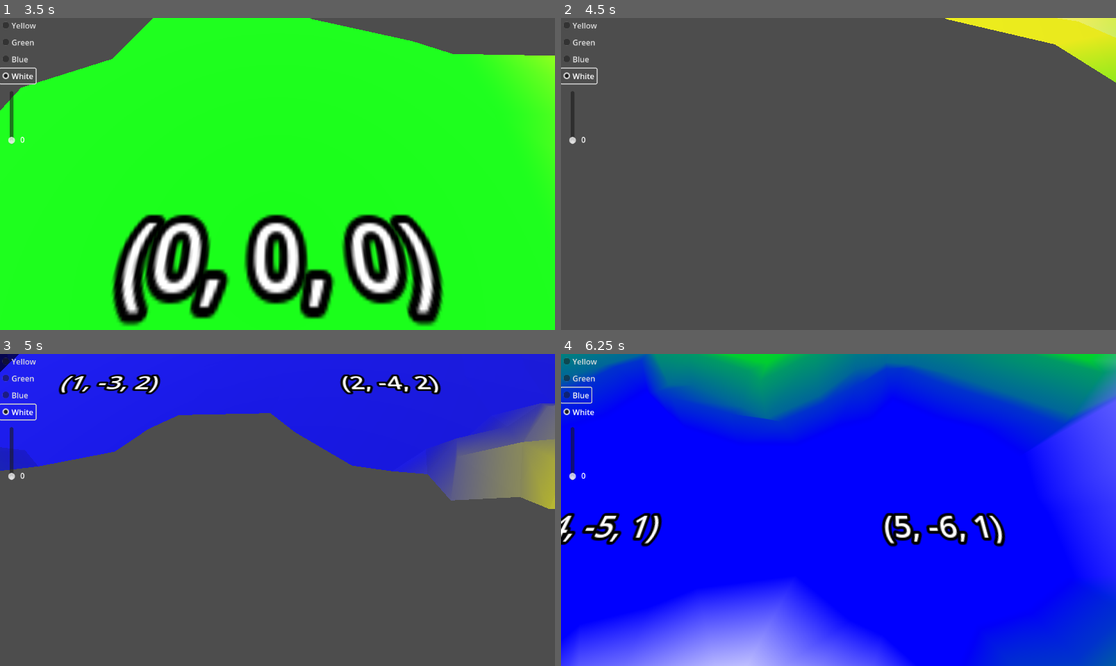
Above: before the commit, frames 1-4 (two rows, left to right).
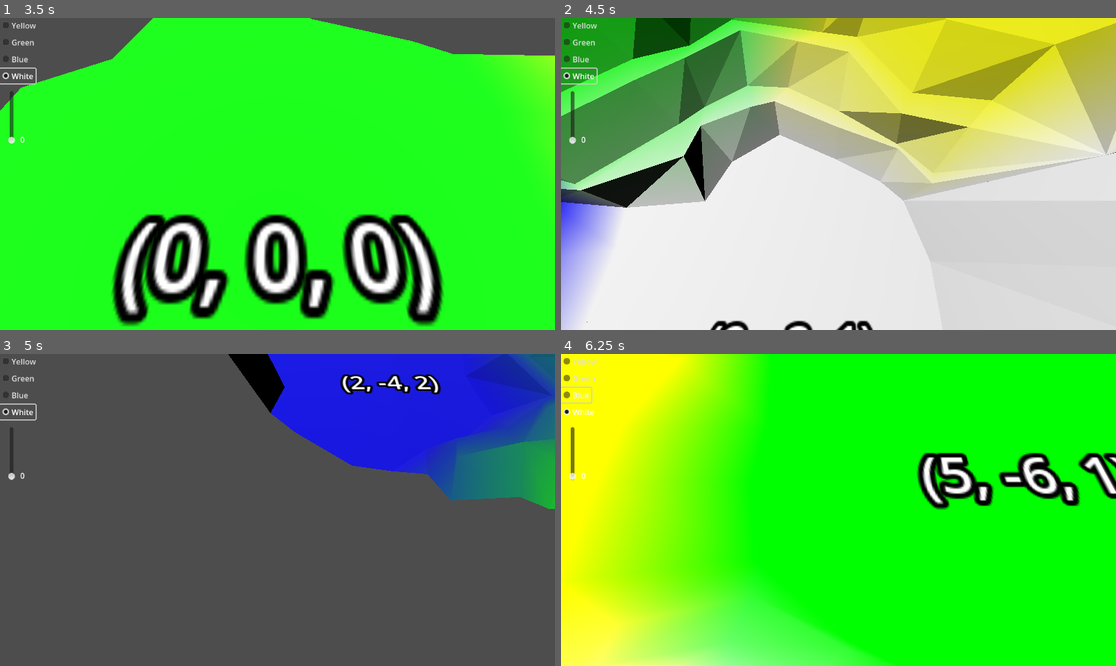
Above: after the commit, the same moments.

Repository: davepruitt/hex_map_godot
Game: Godot game, scene res://main.tscn
The game is run twice, just before and just after one commit, with the same random seed, the same clock (stepped at 60 frames per second) and the same inputs.
Inputs (mouse positions are in pixels of both pictures, inside the frame that each line leads up to):
- Up to frame 1 (3.5 s): click "Yellow" at 0.5 s; click "Green" at 1.25 s; click "Blue" at 2 s; click "White" at 2.75 s
- Up to frame 2 (4.5 s): tap Enter at 3.5 s; move the mouse to (960, 158) at 3.52 s; hold Right (ui_right) 3.53-4.28 s; tap Z at 3.6 s; click (960, 158) at 3.67 s; move the mouse to (727, 189) at 4.27 s; hold Down (ui_down) from 4.28 s (still down); tap X at 4.35 s; click (727, 189) at 4.42 s
- Up to frame 3 (5 s): keep holding Down (ui_down)
- Up to frame 4 (6.25 s): move the mouse to (894, 441) at 5.02 s; release Down (ui_down) at 5.03 s; hold Right (ui_right) 5.03-5.78 s; tap P at 5.1 s; click (894, 441) at 5.17 s; move the mouse to (810, 572) at 5.77 s; hold Up (ui_up) from 5.78 s (still down); tap Z at 5.85 s; click (810, 572) at 5.92 s

Frame 1 is identical in both runs. In frame 2, 98% of the frame differs, in the area x 0-100%, y 0-100%; in frame 3, 20%; in frame 4, 100%.

Commit message:
Implemented section 1.0 of tutorial 5

Diff:
--- a/hex_project_godot/hex_grid.gd
+++ b/hex_project_godot/hex_grid.gd
@@ -3,11 +3,11 @@
 
 #region Exported variables
 
-## This is the width of the hex grid (in number of hexes)
-@export var width: int = 0
+## This is the number of chunks in the x-direction of the hex grid
+@export var chunk_count_x: int = 4
 
-## This is the height of the hex grid (in number of hexes)
-@export var height: int = 0
+## This is the number of chunks in the y-direction of the hex grid
+@export var chunk_count_z: int = 3
 
 ## This is the scene that will be used for each hex cell in the grid
 @export var hex_cell_prefab: PackedScene
@@ -31,6 +31,10 @@
 
 var _hex_mesh: HexMesh = HexMesh.new()
 
+var _cell_count_x: int = 0
+
+var _cell_count_z: int = 0
+
 #endregion
 
 #region Method overrides
@@ -46,21 +50,11 @@
 	#Initialize the Perlin noise
 	HexMetrics.initialize_noise_generator()
 
-	#Iterate over the height and width of the hex grid
-	var i = 0
-	for z in range(0, height):
-		for x in range(0, width):
-			#Create the hex cell at this position in the grid
-			_create_cell(z, x, i)
+	#Calculate the cell count in the x and z directions
+	_cell_count_x = chunk_count_x * HexMetrics.CHUNK_SIZE_X
+	_cell_count_z = chunk_count_z * HexMetrics.CHUNK_SIZE_Z
 
-			#Increment i
-			i += 1
-
-	#Add the hex mesh as a child of this node
-	add_child(_hex_mesh)
-
-	#Refresh the hex mesh
-	refresh()
+	_create_cells()
 
 
 # Called every frame. 'delta' is the elapsed time since the previous frame.
@@ -79,7 +73,7 @@
 	var coordinates: HexCoordinates = HexCoordinates.FromPosition(inverse_transform_point)
 
 	#Find the index into the _hex_cells list for which hex object we want
-	var index = coordinates.X + coordinates.Z * width + coordinates.Z / 2.0
+	var index = coordinates.X + coordinates.Z * _cell_count_x + coordinates.Z / 2.0
 
 	#Get the selected hex cell object
 	var cell = _hex_cells[index] as HexCell
@@ -93,6 +87,23 @@
 #endregion
 
 #region Private methods
+
+func _create_cells () -> void:
+	#Iterate over the height and width of the hex grid
+	var i = 0
+	for z in range(0, _cell_count_z):
+		for x in range(0, _cell_count_x):
+			#Create the hex cell at this position in the grid
+			_create_cell(z, x, i)
+
+			#Increment i
+			i += 1
+
+	#Add the hex mesh as a child of this node
+	add_child(_hex_mesh)
+
+	#Refresh the hex mesh
+	refresh()
 
 func _create_cell(z: int, x: int, i: int) -> void:
 	#Create a Vector3 to store the new hex's position
@@ -118,20 +129,20 @@
 			#If this is an even row...
 
 			#Set the south-east neighbor of the hex cell
-			hex_cell.set_neighbor(HexDirectionsClass.HexDirections.SE, _hex_cells[i - width])
+			hex_cell.set_neighbor(HexDirectionsClass.HexDirections.SE, _hex_cells[i - _cell_count_x])
 
 			if (x > 0):
 				#Set the south-west neighbor of the hex cell
-				hex_cell.set_neighbor(HexDirectionsClass.HexDirections.SW, _hex_cells[i - width - 1])
+				hex_cell.set_neighbor(HexDirectionsClass.HexDirections.SW, _hex_cells[i - _cell_count_x - 1])
 		else:
 			#If this is an odd row...
 
 			#Set the south-west neighbor of the hex cell
-			hex_cell.set_neighbor(HexDirectionsClass.HexDirections.SW, _hex_cells[i - width])
+			hex_cell.set_neighbor(HexDirectionsClass.HexDirections.SW, _hex_cells[i - _cell_count_x])
 
-			if (x < width - 1):
+			if (x < _cell_count_x - 1):
 				#Set the south-east neighbor of the hex cell
-				hex_cell.set_neighbor(HexDirectionsClass.HexDirections.SE, _hex_cells[i - width + 1])
+				hex_cell.set_neighbor(HexDirectionsClass.HexDirections.SE, _hex_cells[i - _cell_count_x + 1])
 
 	#Set the position of the hex cell in the scene
 	hex_cell.position = hex_position
--- a/hex_project_godot/hex_grid.tscn
+++ b/hex_project_godot/hex_grid.tscn
@@ -10,8 +10,6 @@
 
 [node name="HexGrid" type="Node3D"]
 script = ExtResource("1_byfya")
-width = 7
-height = 7
 hex_cell_prefab = ExtResource("2_ud45i")
 default_hex_color = Color(1, 1, 1, 1)
 hex_shader_material = SubResource("ShaderMaterial_gegpu")
--- a/hex_project_godot/hex_metrics.gd
+++ b/hex_project_godot/hex_metrics.gd
@@ -33,9 +33,13 @@
 
 const CELL_PERTURB_POSITION_MULTIPLIER: float = 100.0
 
-const NOISE_SCALE = 1.0
+const NOISE_SCALE: float = 1.0
 
 const ELEVATION_PERTURB_STRENGTH: float = 0.015
+
+const CHUNK_SIZE_X: int = 5
+
+const CHUNK_SIZE_Z: int = 5
 
 #endregion
 
